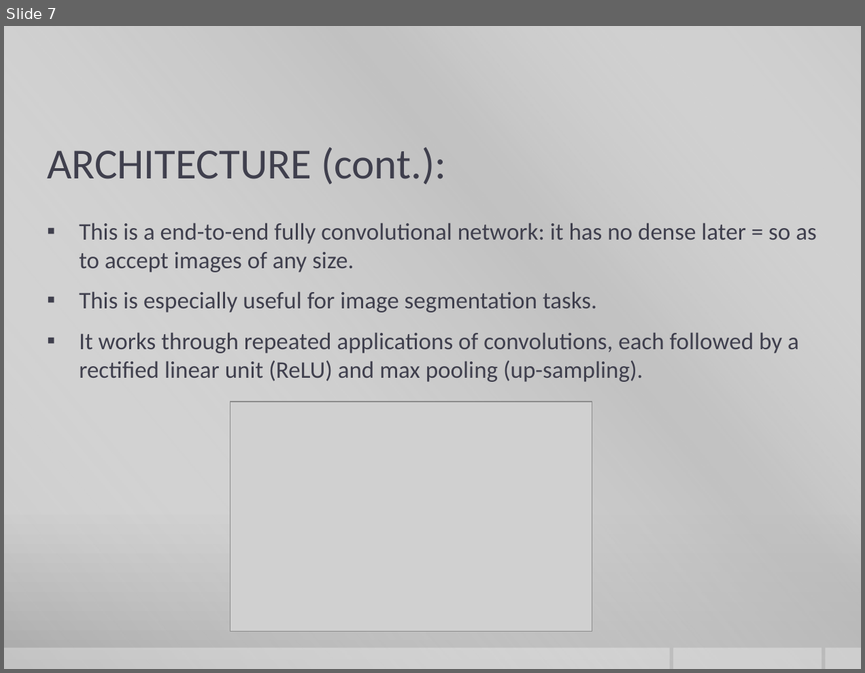
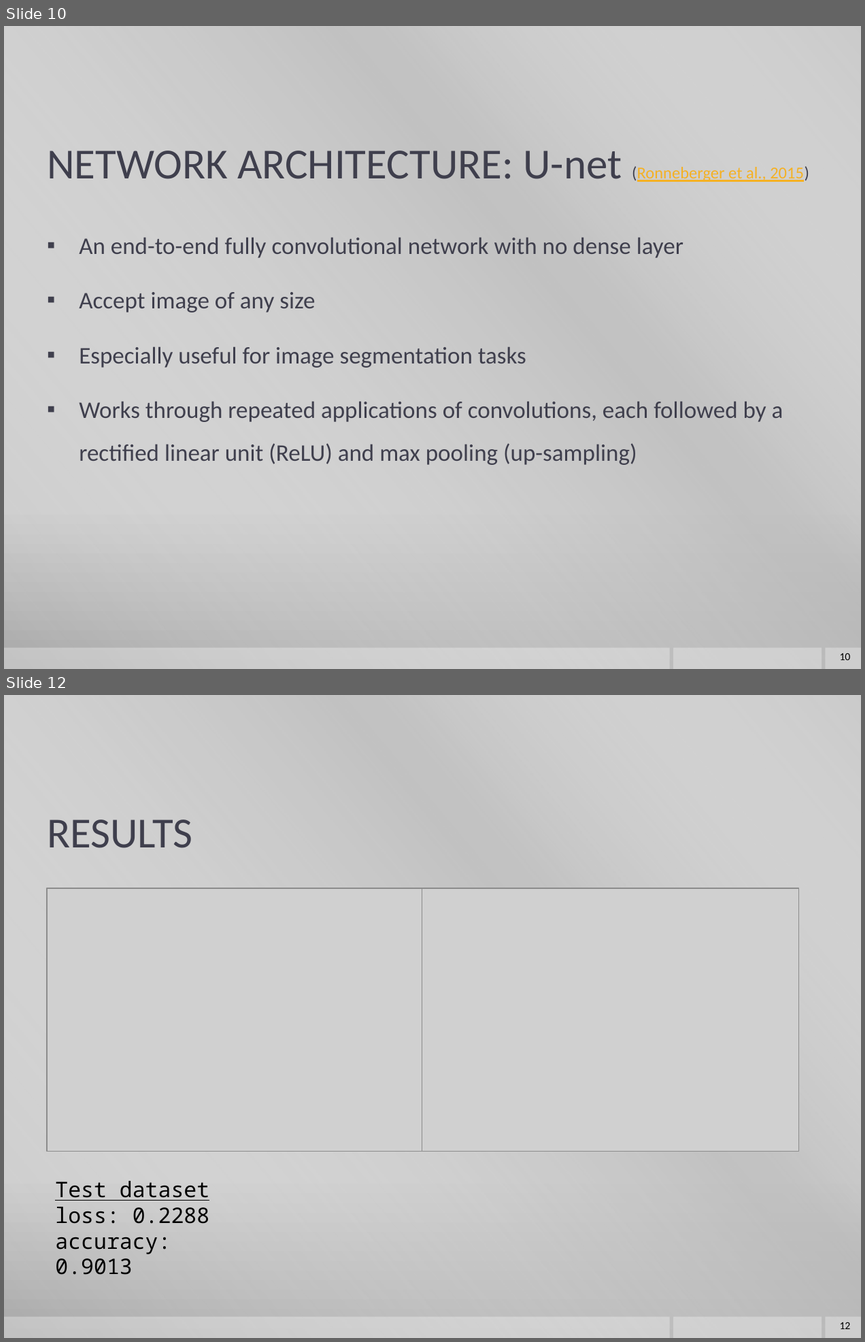
Before and after one commit to yej117/Image_Segmentation_Deep_Learning, a slide deck: IMAGE SEGMENTATION.pptx. Shown one above the other, each under a label of ours: slide 7 before the commit, slides 10 and 12 after it; the slides between them are not shown. The pictures are 865x673 and 865x1342 pixels, drawn with LibreOffice and Linux fonts; fonts in the diff are those of the drawing; grey boxes stand for pictures; background and template pictures are left out. Boxes give left, top, right and bottom in pixels: in the first picture for what was removed or moved away, otherwise in the second. Text is boxed around its words. In the diff, an @@ line names an element or a change of style, - is before the commit and + after.

```diff
--- a/IMAGE SEGMENTATION.pptx
+++ b/IMAGE SEGMENTATION.pptx
@@ slide 12 added at (4,695,861,1338), background gradient #CBCBCB to #C8C8C8 to #A7A7A7; not listed: 4 template elements that a slide beside it also shows @@
@@ title added at (47,819,193,848), 36 pt, text #3F3F4D @@
+RESULTS
@@ picture added at (47,888,422,1151) @@
@@ picture added at (419,888,798,1151) @@
@@ text added at (55,1181,209,1274), 18 pt, text #000000 @@
+Test dataset
+loss: 0.2288
+accuracy: 0.9013
@@ page number added at (840,1321,851,1329), 9 pt, text #000000 @@
+12
@@ what was slide 7 is now slide 10 @@
@@ slide 10 changed as well @@
@@ title at (47,150,809,182): text changed @@
-ARCHITECTURE (cont.):
+NETWORK ARCHITECTURE: U-net (Ronneberger et al., 2015)
@@ text at (79,237,783,465): text changed @@
-▪ This is a end-to-end fully convolutional network: it has no dense later = so as to accept images of any size.
-▪ This is especially useful for image segmentation tasks.
-▪ It works through repeated applications of convolutions, each followed by a rectified linear unit (ReLU) and max pooling (up-sampling).
+▪ An end-to-end fully convolutional network with no dense layer
+▪ Accept image of any size
+▪ Especially useful for image segmentation tasks
+▪ Works through repeated applications of convolutions, each followed by a rectified linear unit (ReLU) and max pooling (up-sampling)
@@ picture removed at (230,401,592,631) @@
@@ page number added at (840,652,851,660), 9 pt, text #000000 @@
+10
```
Also in this commit, not shown: 9 other slides changed, 5 other slides added, 3 slides removed.
